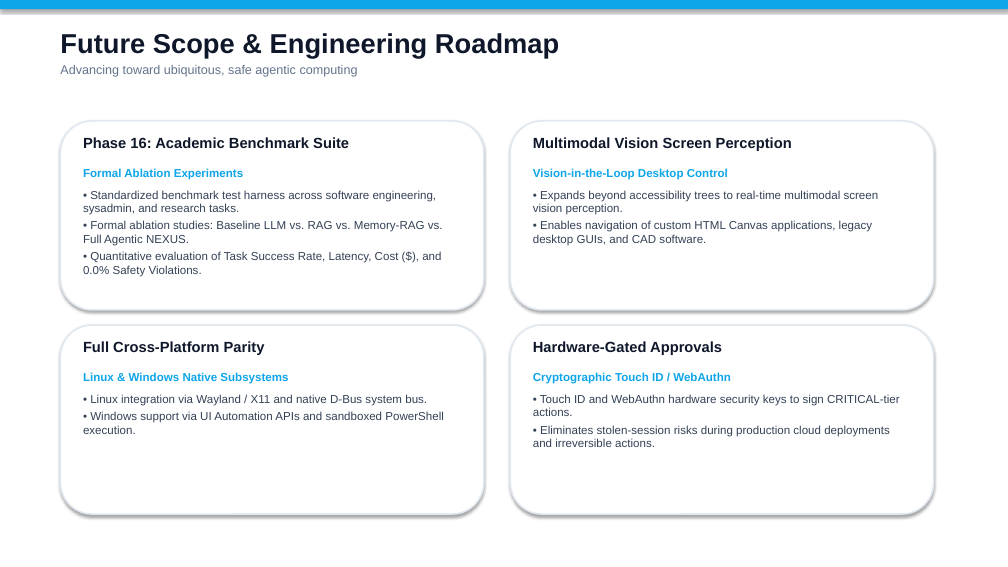
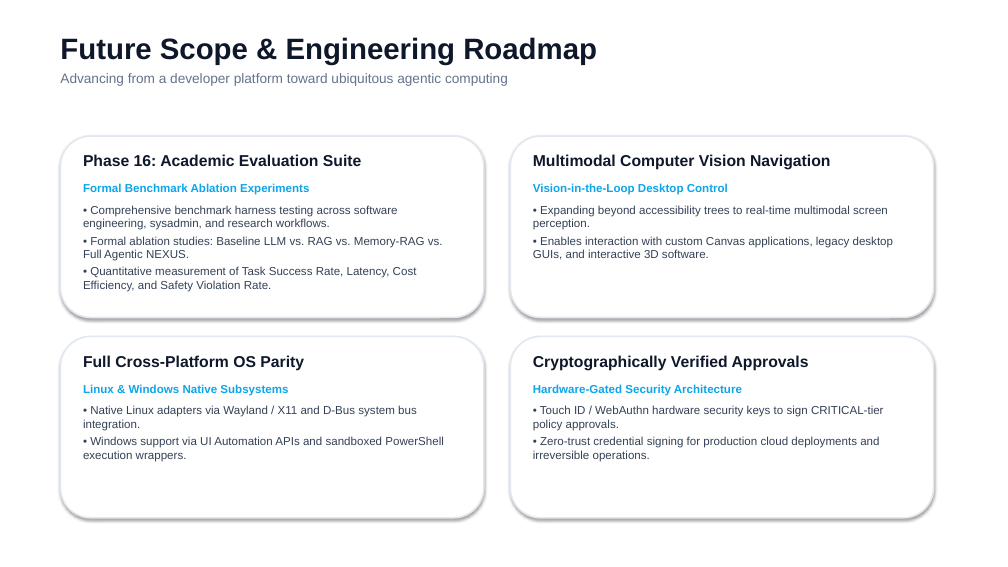
Before and after one commit to pushkarrrrrr/nexus, a slide deck: slide 12 of NEXUS_Final_Presentation.pptx (slide 11 before the commit). Drawn at 1008x567 pixels with LibreOffice and Linux fonts; fonts in the diff are those of the drawing. Boxes give left, top, right and bottom in pixels: in the first picture for what was removed or moved away, otherwise in the second. Text is boxed around its words. In the diff, an @@ line names an element or a change of style, - is before the commit and + after.

Commit message:
feat(evaluation): implement phase 16 academic benchmarking, formal ablation studies, and capstone finalization
- Standardized benchmark cohort: N=25 deterministic tasks across 5 core research domains (software engineering, graph-rag reasoning, fault recovery, safety enforcement, OS computer control)
- Progressive architectural ablation matrix across 6 configurations evaluating task success, planning accuracy, tool selection F1, latency, tokens, cost, and safety violations
- Empirical benchmark runner and telemetry engine with rollback state verification
- Publication-ready academic table exporters: LaTeX booktabs formatter and CSV dataset exporter
- FastAPI REST API endpoints: /evaluation/benchmarks, /evaluation/run, /evaluation/ablations, /export/latex, /export/csv
- Dashboard UI cockpit (/analytics): interactive execution runner, side-by-side empirical performance matrix, 1-click LaTeX copy modal, and CSV downloads
- Hardened CoreFoundation ctypes release routines in macOS engine to prevent segmentation faults
- Updated test suite: 213/213 automated tests passing, 0 type errors, 0 linter errors
- Documentation and architecture updates in README.md, docs/STATUS.md, and docs/ARCHITECTURE.md

```diff
--- a/NEXUS_Final_Presentation.pptx
+++ b/NEXUS_Final_Presentation.pptx
@@ rectangle removed at [0, 0, 1008, 9] @@
@@ text at [60, 37, 597, 65]: size 26 to 28 pt in "Future Scope & Engineering Roadmap" @@
@@ text at [60, 73, 508, 86]: text changed; size 12 to 13 pt @@
-Advancing toward ubiquitous, safe agentic computing
+Advancing from a developer platform toward ubiquitous agentic computing
@@ rounded rectangle: place and size @@
-rounded rectangle at [60, 121, 484, 310]
+rounded rectangle at [60, 136, 484, 318]
@@ rounded rectangle: place and size @@
-rounded rectangle at [510, 121, 934, 310]
+rounded rectangle at [510, 136, 934, 318]
@@ text "Formal Benchmark Ablation Experiments": place and size @@
-text "Formal Benchmark Ablation Experiments" at [83, 168, 443, 277]
+text "Formal Benchmark Ablation Experiments" at [83, 183, 443, 292]
@@ text at [83, 154, 361, 166]: text changed; size 14 to 15 pt @@
-Phase 16: Academic Benchmark Suite
+Phase 16: Academic Evaluation Suite
@@ text "Vision-in-the-Loop Desktop Control": place and size @@
-text "Vision-in-the-Loop Desktop Control" at [533, 168, 879, 246]
+text "Vision-in-the-Loop Desktop Control" at [533, 183, 894, 260]
@@ text at [533, 154, 830, 170]: text changed; size 14 to 15 pt @@
-Multimodal Vision Screen Perception
+Multimodal Computer Vision Navigation
@@ text at [83, 183, 398, 230]: text changed @@
-Formal Ablation Experiments
-• Standardized benchmark test harness across software engineering, sysadmin, and research tasks.
+Formal Benchmark Ablation Experiments
+• Comprehensive benchmark harness testing across software engineering, sysadmin, and research workflows.
@@ text at [533, 205, 894, 260]: text changed @@
-• Expands beyond accessibility trees to real-time multimodal screen vision perception.
-• Enables navigation of custom HTML Canvas applications, legacy desktop GUIs, and CAD software.
+• Expanding beyond accessibility trees to real-time multimodal screen perception.
+• Enables interaction with custom Canvas applications, legacy desktop GUIs, and interactive 3D software.
@@ text at [83, 266, 417, 292]: text changed @@
-• Quantitative evaluation of Task Success Rate, Latency, Cost ($), and 0.0% Safety Violations.
+• Quantitative measurement of Task Success Rate, Latency, Cost Efficiency, and Safety Violation Rate.
@@ rounded rectangle: place and size @@
-rounded rectangle at [60, 325, 484, 514]
+rounded rectangle at [60, 337, 484, 518]
@@ text at [83, 355, 304, 371]: text changed; size 14 to 15 pt @@
-Full Cross-Platform Parity
+Full Cross-Platform OS Parity
@@ rounded rectangle: place and size @@
-rounded rectangle at [510, 325, 934, 514]
+rounded rectangle at [510, 337, 934, 518]
@@ text at [533, 355, 809, 371]: text changed; size 14 to 15 pt @@
-Hardware-Gated Approvals
+Cryptographically Verified Approvals
@@ text "Linux & Windows Native Subsystems": place and size @@
-text "Linux & Windows Native Subsystems" at [83, 372, 444, 434]
+text "Linux & Windows Native Subsystems" at [83, 384, 444, 462]
@@ text at [533, 384, 884, 462]: text changed @@
-Cryptographic Touch ID / WebAuthn
-• Touch ID and WebAuthn hardware security keys to sign CRITICAL-tier actions.
-• Eliminates stolen-session risks during production cloud deployments and irreversible actions.
+Hardware-Gated Security Architecture
+• Touch ID / WebAuthn hardware security keys to sign CRITICAL-tier policy approvals.
+• Zero-trust credential signing for production cloud deployments and irreversible operations.
@@ text at [83, 405, 444, 462]: text changed @@
-• Linux integration via Wayland / X11 and native D-Bus system bus.
-• Windows support via UI Automation APIs and sandboxed PowerShell execution.
+• Native Linux adapters via Wayland / X11 and D-Bus system bus integration.
+• Windows support via UI Automation APIs and sandboxed PowerShell execution wrappers.
```
Also in this commit, not shown: 5 other slides changed, 8 slides added, 7 slides removed, 24 other files.
